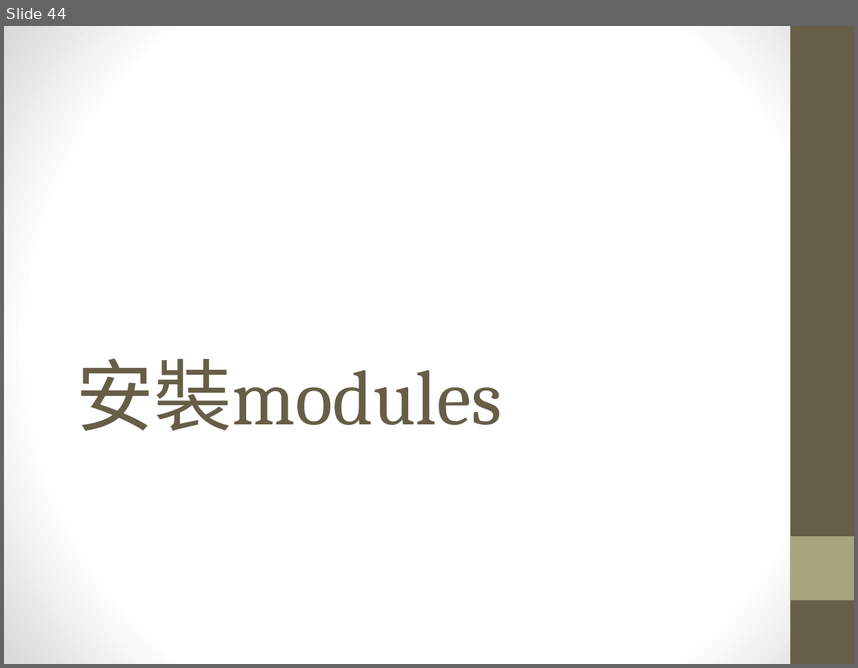
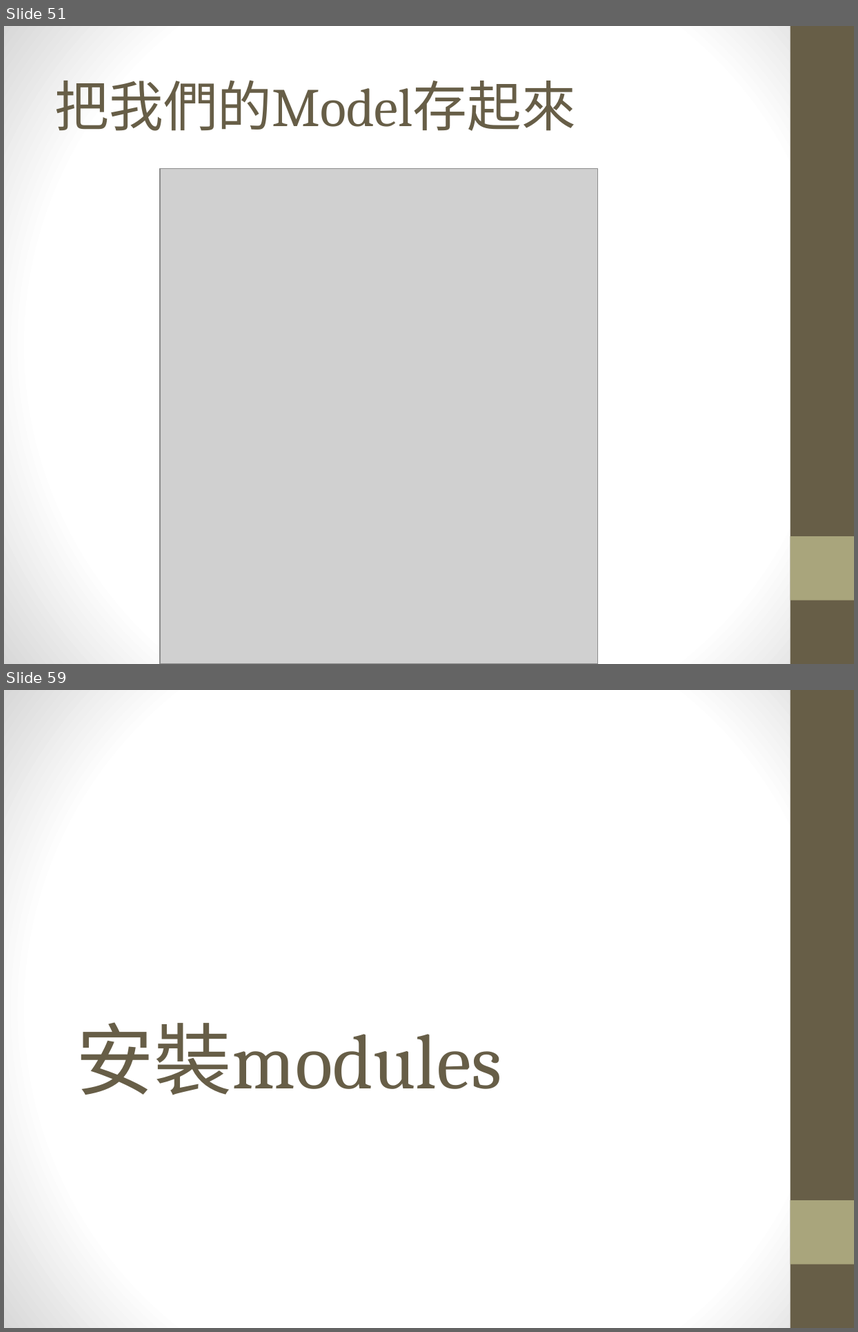
Before and after one commit to maloyang/KH20220820_Python_ML_DL, a slide deck: W05/W05_skl2web.pptx. Shown one above the other, each under a label of ours: slide 44 before the commit, slides 51 and 59 after it; the slides between them are not shown. The pictures are 858x668 and 858x1332 pixels, drawn with LibreOffice and Linux fonts; fonts in the diff are those of the drawing; grey boxes stand for pictures. Boxes give left, top, right and bottom in pixels: in the first picture for what was removed or moved away, otherwise in the second. Text is boxed around its words. In the diff, an @@ line names an element or a change of style, - is before the commit and + after.

```diff
--- a/W05/W05_skl2web.pptx
+++ b/W05/W05_skl2web.pptx
@@ slide 51 added at (4, 26, 854, 664), background gradient #FFFFFF to #D8D8D8; not listed: 2 template elements that a slide beside it also shows @@
@@ title added at (55, 80, 576, 131), 46 pt, text #675E47 @@
+把我們的Model存起來
@@ picture added at (159, 168, 597, 664) @@
@@ what was slide 44 is now slide 59 @@
```
Also in this commit, not shown: 1 slide changed, 20 other slides added, 12 other files.
